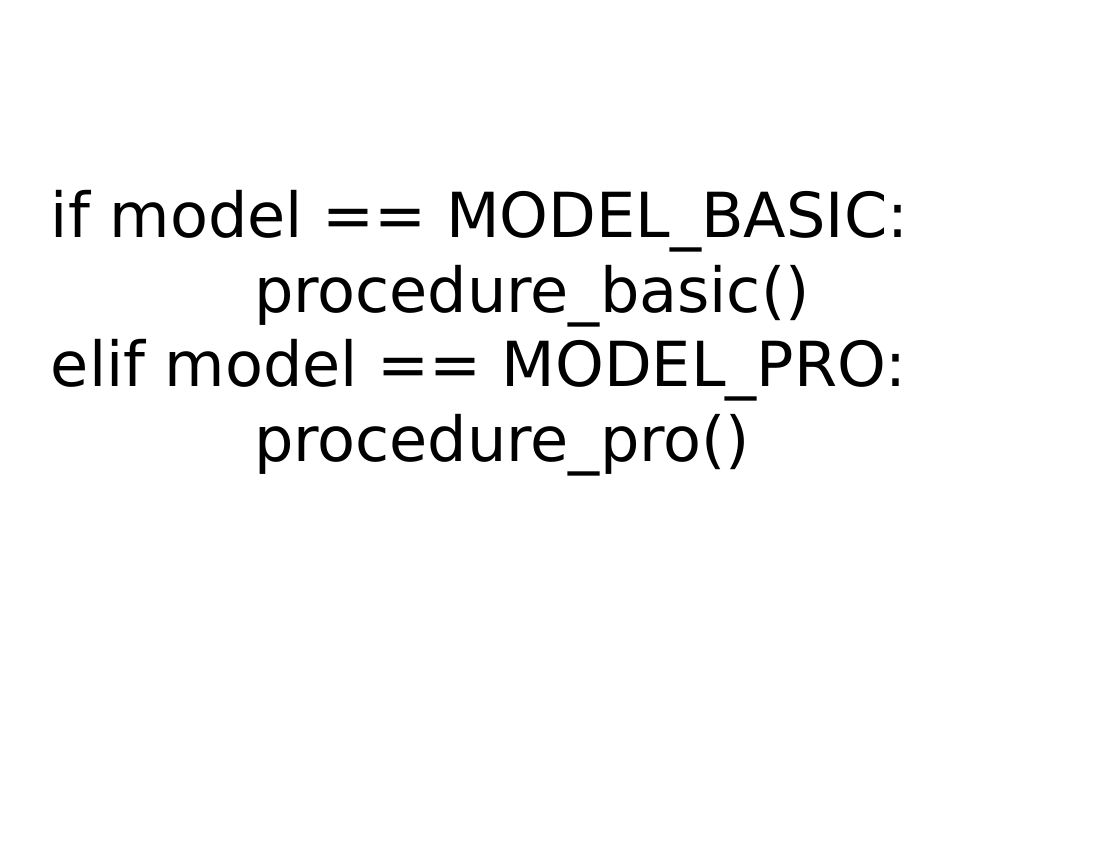
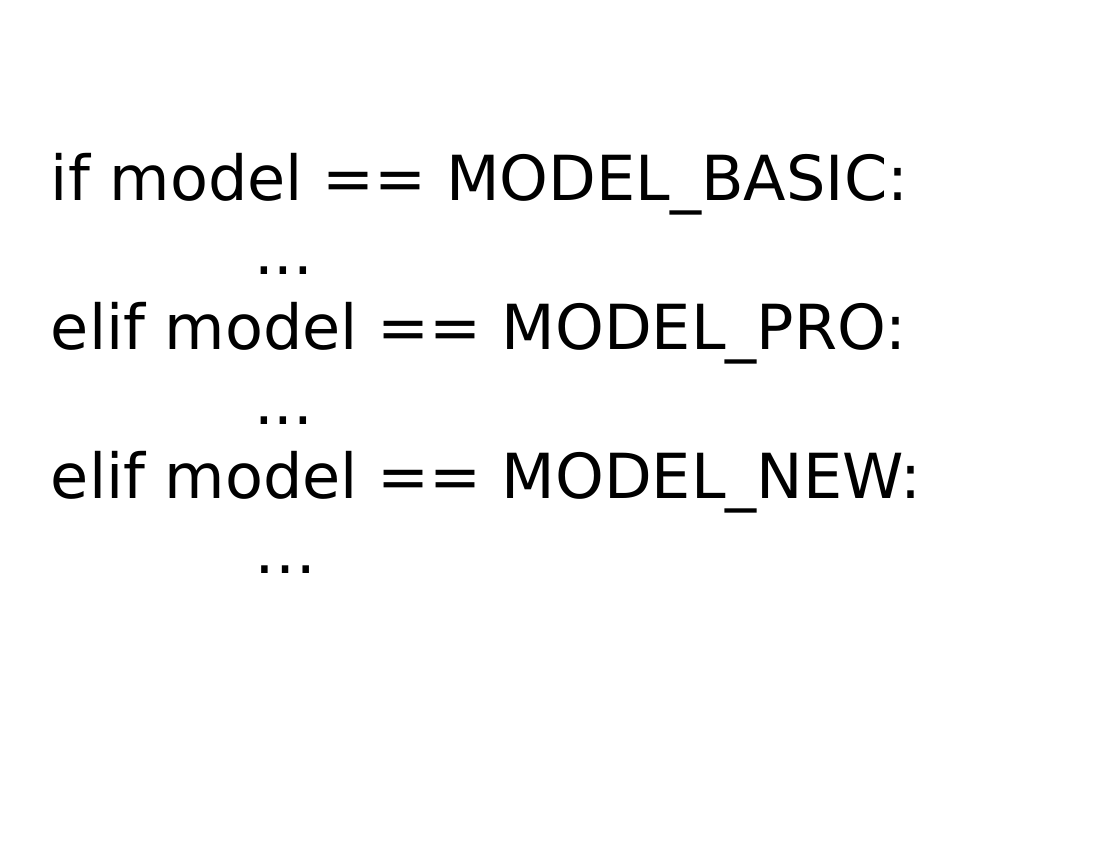
Before and after one commit to mkohler/embedded_python_presentation, a slide deck: slide 39 of embedded_python.odp. Drawn at 1120x841 pixels with LibreOffice and Linux fonts; fonts in the diff are those of the drawing. Boxes give left, top, right and bottom in pixels: in the first picture for what was removed or moved away, otherwise in the second. Text is boxed around its words. In the diff, an @@ line names an element or a change of style, - is before the commit and + after.

```diff
--- a/embedded_python.odp
+++ b/embedded_python.odp
@@ title at [51,152,922,511]: text changed @@
-if model == MODEL_BASIC:
-procedure_basic()
-elif model == MODEL_PRO:
-procedure_pro()
+if model == MODEL_BASIC:
+...
+elif model == MODEL_PRO:
+...
+elif model == MODEL_NEW:
+…
```
Also in this commit, not shown: 1 other slide changed.
